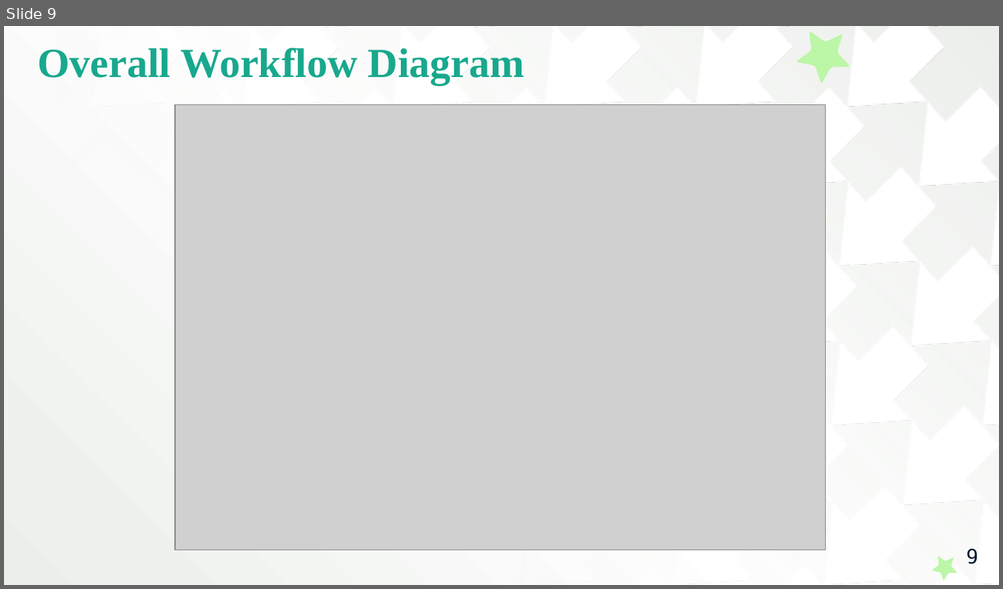
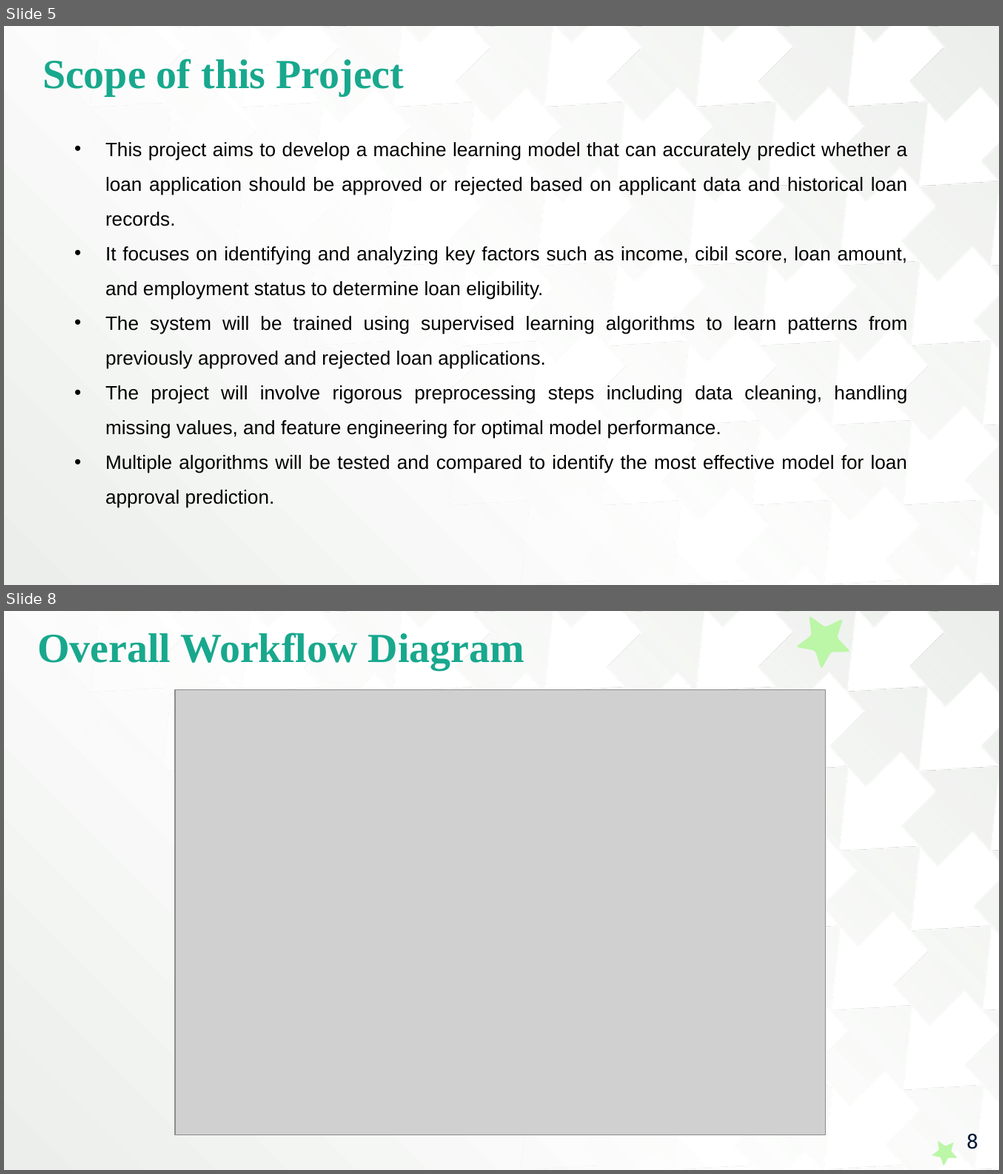
Before and after one commit to ThanigaivelGanapathi/ML-Mini-Project, a slide deck: College Report PPT.pptx. Shown one above the other, each under a label of ours: slide 9 before the commit, slides 5 and 8 after it; the slides between them are not shown. The pictures are 1003x589 and 1003x1174 pixels, drawn with LibreOffice and Linux fonts; fonts in the diff are those of the drawing; grey boxes stand for pictures. Boxes give left, top, right and bottom in pixels: in the first picture for what was removed or moved away, otherwise in the second. Text is boxed around its words. In the diff, an @@ line names an element or a change of style, - is before the commit and + after.

```diff
--- a/College Report PPT.pptx
+++ b/College Report PPT.pptx
@@ slide 5 added at bbox=[4, 26, 999, 585], background gradient #FFFFFF to #EBEEEA; not listed: 1 template element that a slide beside it also shows @@
@@ text added at bbox=[42, 59, 404, 96], 30 pt, text #18A88D, bold @@
+Scope of this Project
@@ text added at bbox=[105, 142, 908, 508], 14 pt, text #000000 @@
+• This project aims to develop a machine learning model that can accurately predict whether a loan application should be approved or rejected based on applicant data and historical loan records.
+• It focuses on identifying and analyzing key factors such as income, cibil score, loan amount, and employment status to determine loan eligibility.
+• The system will be trained using supervised learning algorithms to learn patterns from previously approved and rejected loan applications.
+• The project will involve rigorous preprocessing steps including data cleaning, handling missing values, and feature engineering for optimal model performance.
+• Multiple algorithms will be tested and compared to identify the most effective model for loan approval prediction.
@@ text added at bbox=[918, 534, 978, 577], 15 pt, text #FFFFFF @@
+*
@@ what was slide 9 is now slide 8 @@
@@ page number at bbox=[966, 1134, 977, 1150]: text changed @@
-9
+8
```
Also in this commit, not shown: 5 slides changed, 10 other slides added, 8 slides removed.
